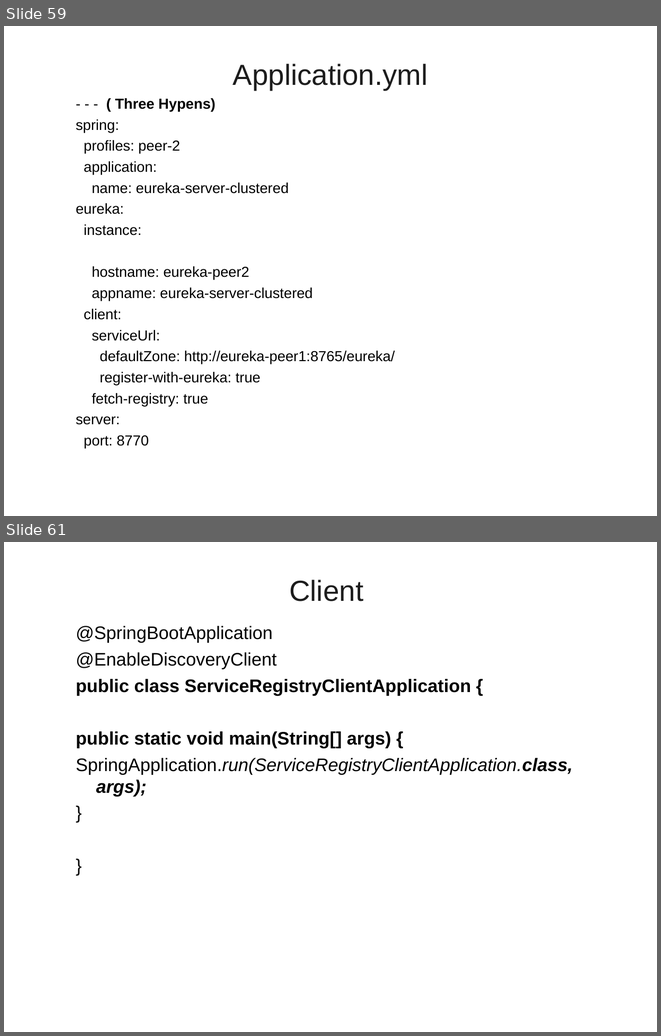
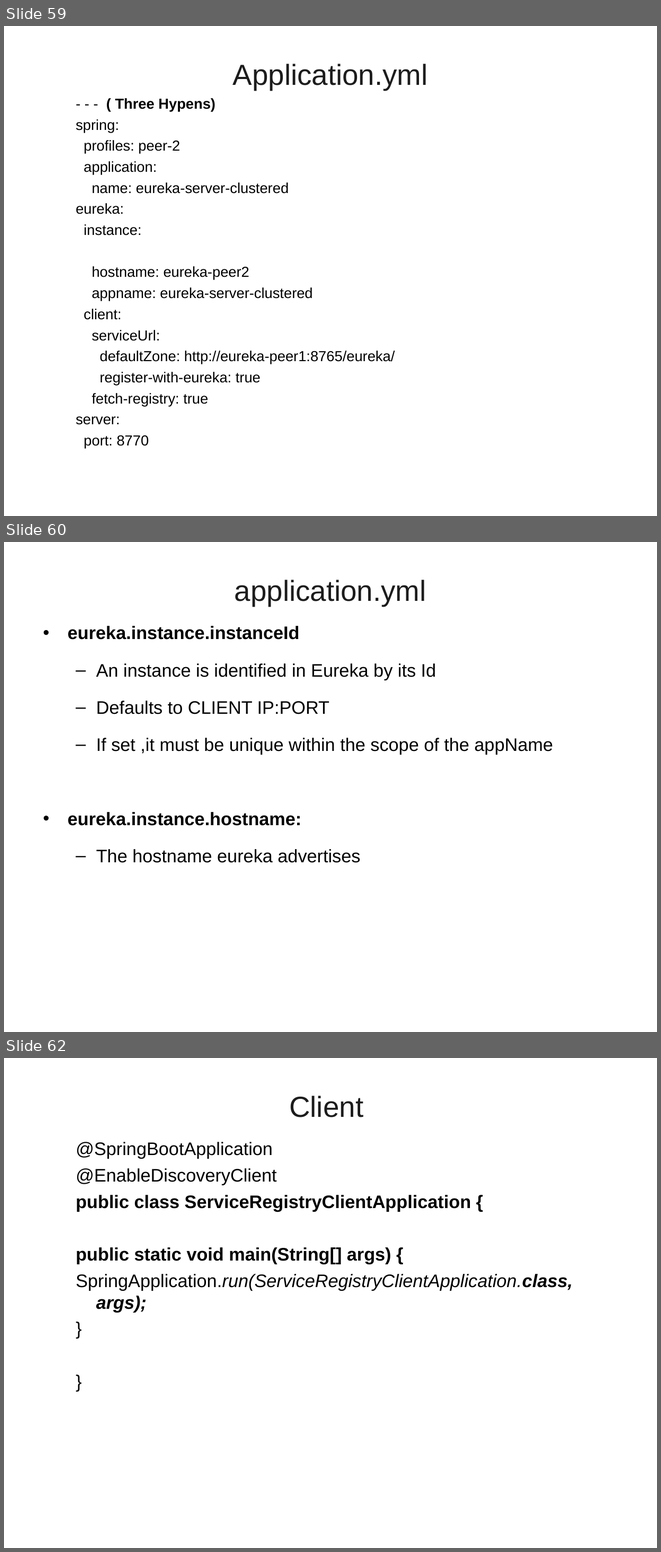
Before and after one commit to vatsank/spring_presentations, a slide deck: SpringMicroService_Module1_Ver01.ppt. Shown one above the other, each under a label of ours: slides 59 and 61 before the commit, slides 59, 60 and 62 after it; the slides between them are not shown. The pictures are 661x1036 and 661x1552 pixels, drawn with LibreOffice and Linux fonts; fonts in the diff are those of the drawing; background and template pictures are left out. Boxes give left, top, right and bottom in pixels: in the first picture for what was removed or moved away, otherwise in the second. Text is boxed around its words. In the diff, an @@ line names an element or a change of style, - is before the commit and + after.

```diff
--- a/SpringMicroService_Module1_Ver01.ppt
+++ b/SpringMicroService_Module1_Ver01.ppt
@@ slide 60 added at bbox=[4, 542, 657, 1032], background picture (left out) @@
@@ title added at bbox=[235, 580, 426, 606], 32 pt, text #1C1C1C @@
+application.yml
@@ text added at bbox=[68, 626, 553, 863], 20 pt, text #000000 @@
+• eureka.instance.instanceId
+  – An instance is identified in Eureka by its Id
+  – Defaults to CLIENT IP:PORT
+  – If set ,it must be unique within the scope of the appName
+• eureka.instance.hostname:
+  – The hostname eureka advertises
@@ what was slide 61 is now slide 62 @@
```
Also in this commit, not shown: 6 slides changed, 4 other slides added, 2 slides removed, 2 other files.
